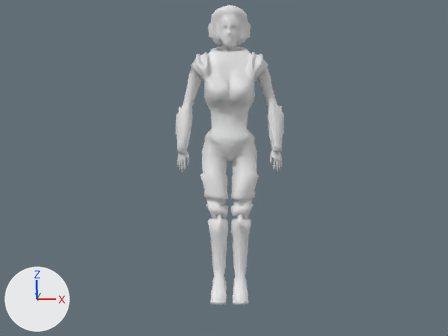
Before and after pictures for a commit that changed the Blender file Tools/Models/Players/lauren_v3.blend.
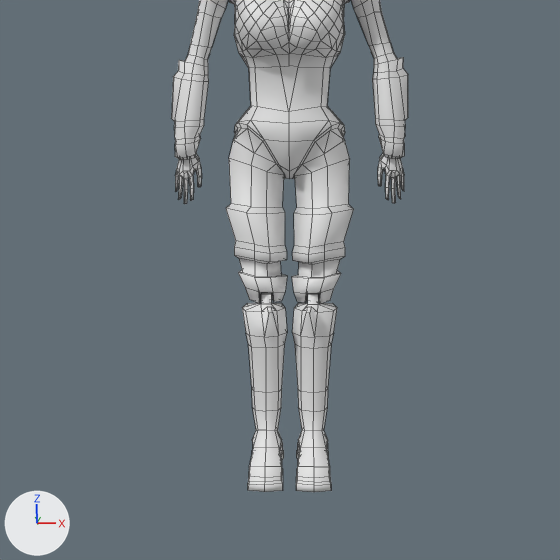
Old and new are each drawn from the file's camera 'Camera' and again close up on the part from 22% to 79% of the width and 24% to 100% of the height. The axes (+X, +Y, +Z) are drawn at lower left. The lights are the same throughout. The close-ups show mesh edges as thin lines.

The first close-up shows 'lauren8.001'.
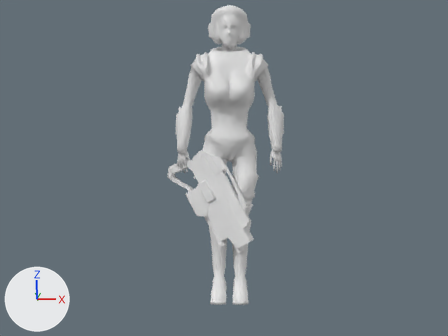
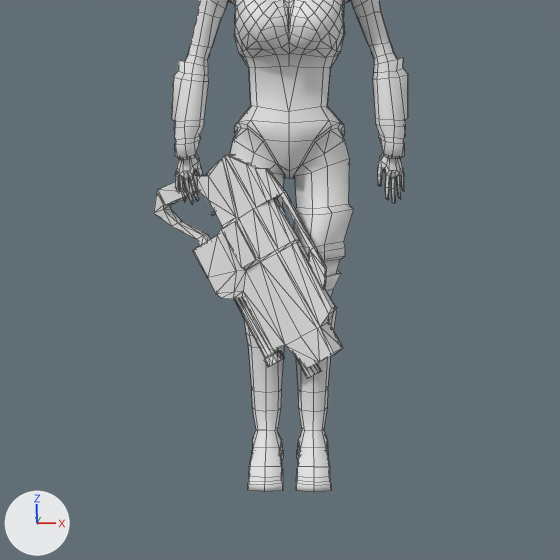
Location of each change, (x1, y1, x2, y2) in pixels of the close-ups (560 x 560 px):
```json
{"object": "Cube_Materialnewb", "change": "shown", "after": [154, 154, 343, 379]}
```

The change, as JSON lines over the scene's bpy script:
```json
{"op": "set", "path": "ob_cube_materialnewb.location", "old": "(-14.1, 29.8, 15.8)", "new": "(-13.9, 30.7, 15.8)"}
{"op": "remove", "block": "ob_cube_materialnewb", "code": "ob_cube_materialnewb.hide_viewport = True"}
```
